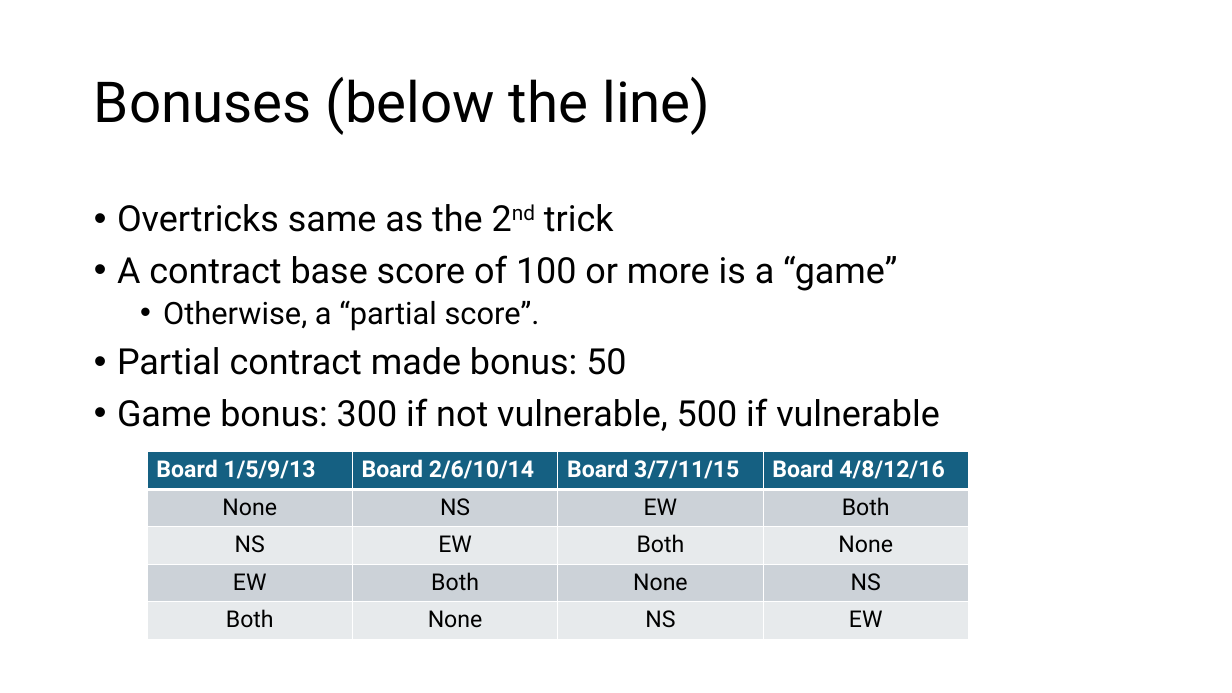
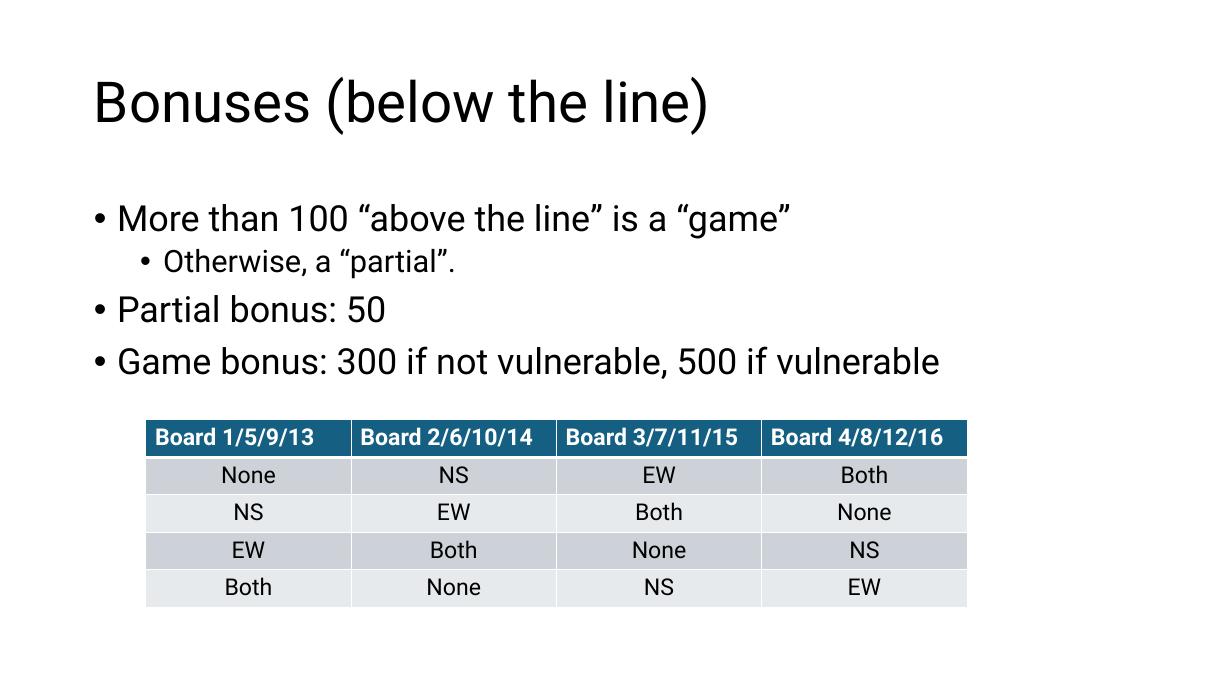
Before and after one commit to sywhub/bridge101, a slide deck: slide 11 of lectures.pptx (slide 9 before the commit). Drawn at 1232x693 pixels with LibreOffice and Linux fonts; fonts in the diff are those of the drawing; background and template pictures are left out. Boxes give left, top, right and bottom in pixels: in the first picture for what was removed or moved away, otherwise in the second. Text is boxed around its words. In the diff, an @@ line names an element or a change of style, - is before the commit and + after.

```diff
--- a/lectures.pptx
+++ b/lectures.pptx
@@ text at box(117, 204, 790, 323): text changed @@
-• Overtricks same as the 2nd trick
-• A contract base score of 100 or more is a “game”
-  • Otherwise, a “partial score”.
-• Partial contract made bonus: 50
+• More than 100 “above the line” is a “game”
+  • Otherwise, a “partial”.
+• Partial bonus: 50
@@ table: place and size @@
-table at box(147, 452, 968, 640)
+table at box(146, 420, 967, 607)
```
Also in this commit, not shown: 11 other slides changed, 8 slides added, 1 slide removed.
